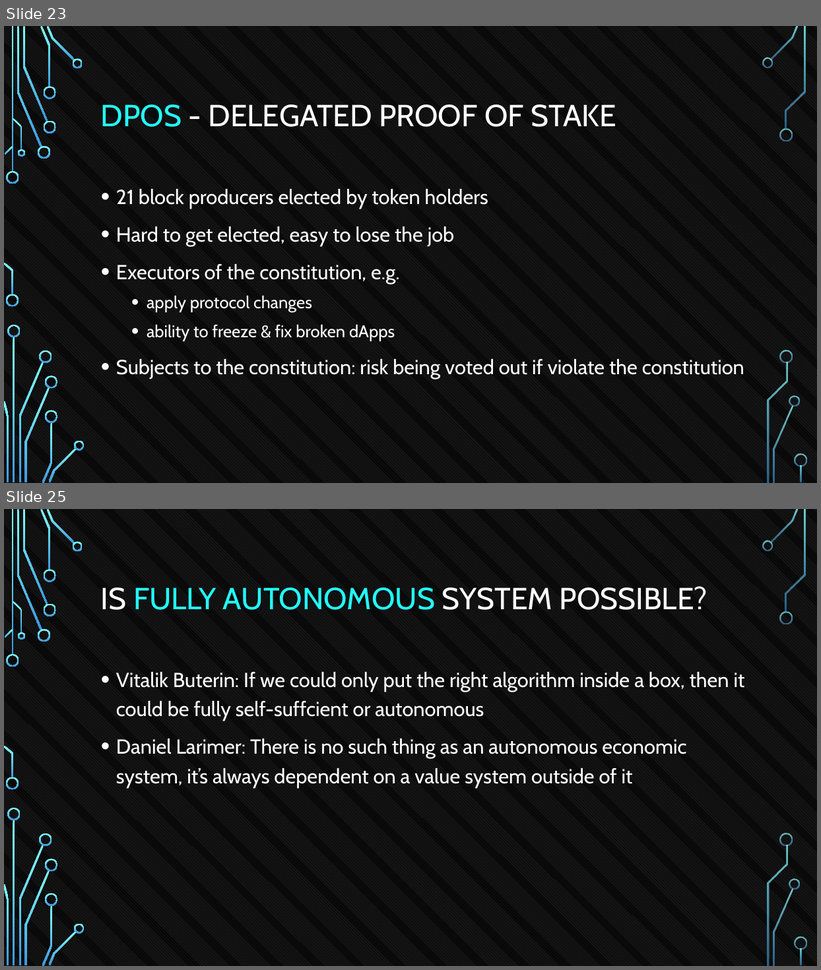
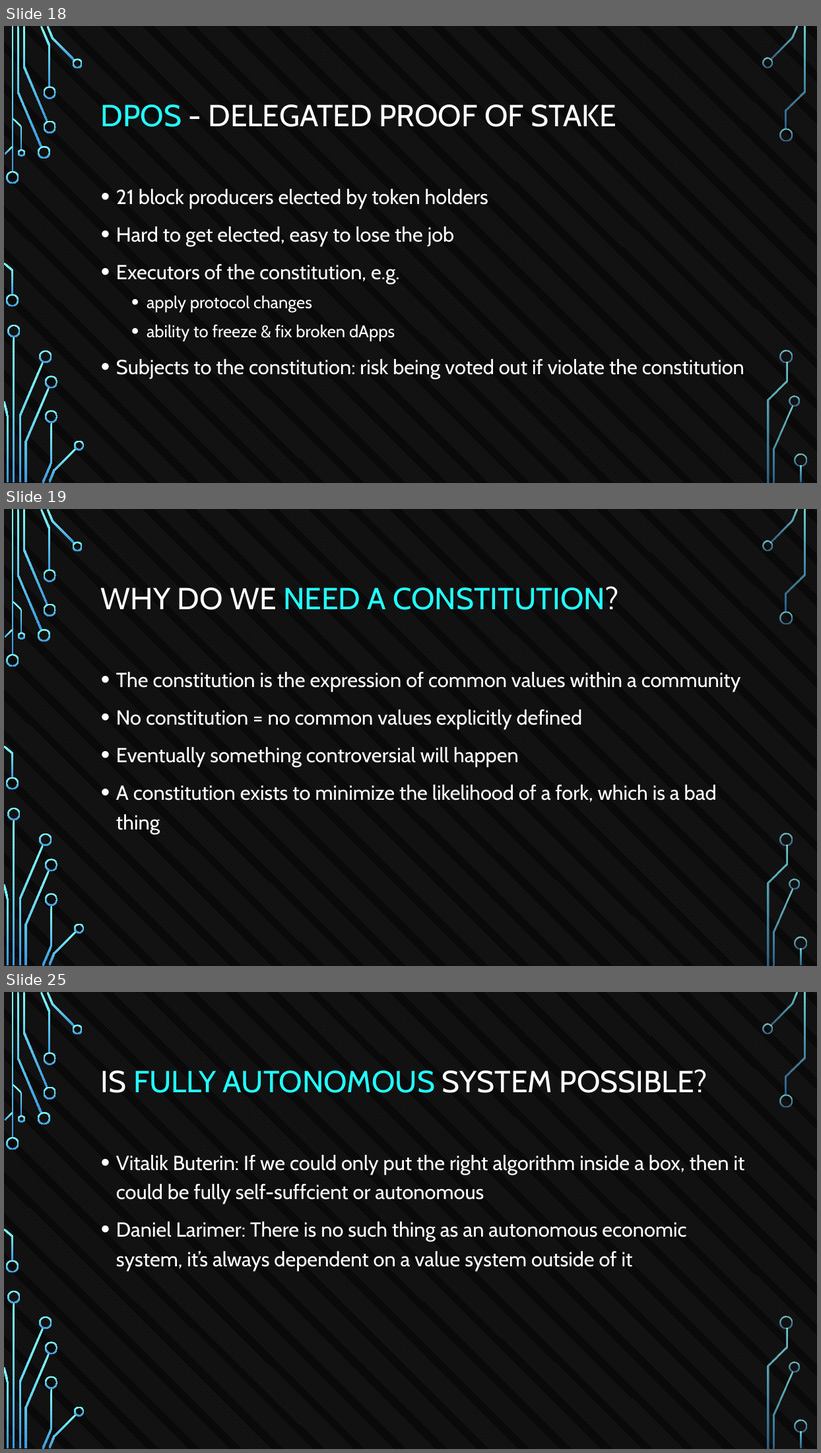
Before and after one commit to tokenika/tokenika.github.io, a slide deck: eostalk/EOS Talk BlockAliance.pptx. Shown one above the other, each under a label of ours: slides 23 and 25 before the commit, slides 18, 19 and 25 after it; the slides between them are not shown. The pictures are 821x970 and 821x1453 pixels, drawn with LibreOffice and Linux fonts; fonts in the diff are those of the drawing; background and template pictures are left out. Boxes give left, top, right and bottom in pixels: in the first picture for what was removed or moved away, otherwise in the second. Text is boxed around its words. In the diff, an @@ line names an element or a change of style, - is before the commit and + after.

```diff
--- a/eostalk/EOS Talk BlockAliance.pptx
+++ b/eostalk/EOS Talk BlockAliance.pptx
@@ slide 19 added at bbox=[4, 509, 817, 966], background pattern #595959 on #000000; not listed: 36 template elements that a slide beside it also shows @@
@@ title added at bbox=[101, 586, 619, 610], 36 pt, text #22FFFF @@
+WHY DO WE NEED A CONSTITUTION?
@@ text added at bbox=[116, 672, 741, 834], 24 pt, text #FFFFFF @@
+• The constitution is the expression of common values within a community
+• No constitution = no common values explicitly defined
+• Eventually something controversial will happen
+• A constitution exists to minimize the likelihood of a fork, which is a bad thing
@@ what was slide 23 is now slide 18 @@
```
Also in this commit, not shown: 7 slides changed, 1 other slide added, 3 other files.
